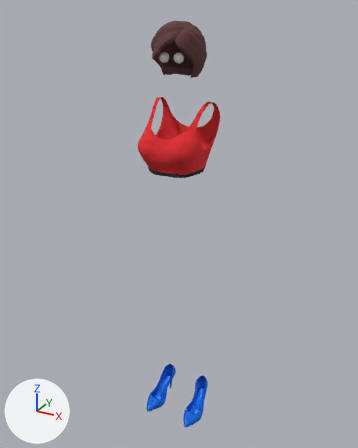
Renders of the glTF model public/models/mannequin/mannequin-female-parts.glb from each side of a commit.
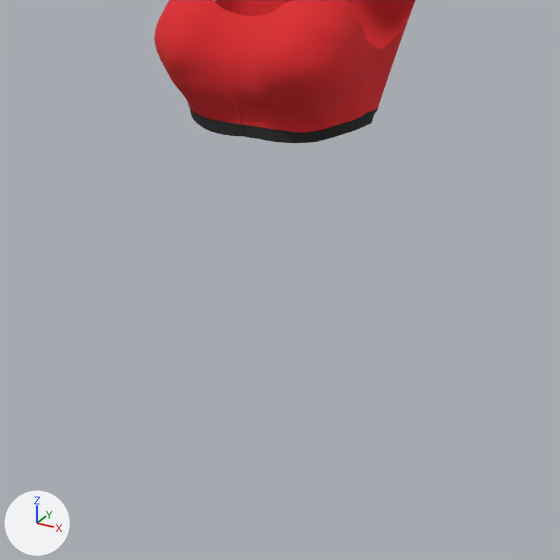
Each version appears first whole from a camera (50 mm lens) standing at (1.58, -2.27, 3.09) and looking at (-0.01, 0.62, 1.64), and next in a close-up on the part from 25% to 73% of the width and 30% to 68% of the height. The lights are fixed; the arrows at lower left show +X, +Y and +Z. The older version's two pictures come first. Where no turn or scale is listed for an object, it has been applied to the vertices.

In view in the first close-up: 'Body_Back.001', 'Body_Back_2', 'Body_Front.001', 'Body_Front_1', 'Body_Front_2' and 2 more.
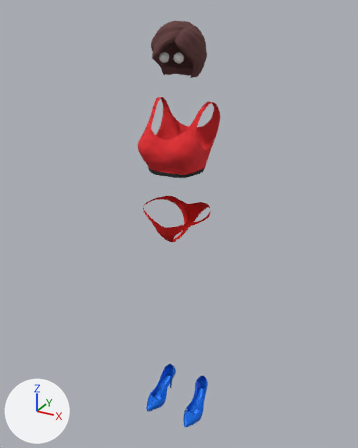
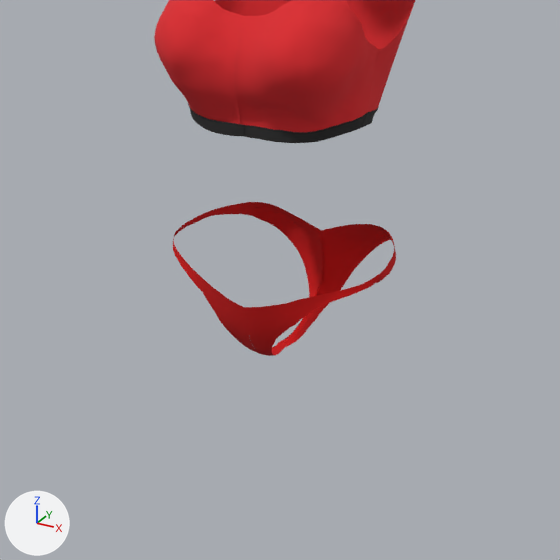
Diff of the bpy script that builds the scene:
```diff
--- a/public/models/mannequin/mannequin-female-parts.glb.py
+++ b/public/models/mannequin/mannequin-female-parts.glb.py
@@ mat_fabric_2_front_4185_1 @@
+mat_fabric_2_front_4185_1 = bpy.data.materials.new('FABRIC_2_FRONT_4185_1')
+# nodes: BsdfPrincipled, Mix, OutputMaterial, VertexColor
+# colours: red #cb0000, mixed with the vertex colours
@@ ob_pattern2d_151006_fabric_2_front_4185_0 @@
+ob_pattern2d_151006_fabric_2_front_4185_0 = bpy.data.objects.new('Pattern2D_151006_FABRIC 2_FRONT_4185_0', me_pattern2d_151006_fabric_2_front_4185_0)  # 287 vertices, 481 faces; spans x -0.159..0.093, y -0.186..0.063, z -0.168..0.091; in mat_fabric_2_front_4185_2 (red #cb0000)
+ob_pattern2d_151006_fabric_2_front_4185_0.location = (-0.086, 0.709, 1.718)
@@ ob_pattern2d_150498_fabric_2_front_4185_0 @@
+ob_pattern2d_150498_fabric_2_front_4185_0 = bpy.data.objects.new('Pattern2D_150498_FABRIC 2_FRONT_4185_0', me_pattern2d_150498_fabric_2_front_4185_0)  # 286 vertices, 479 faces; spans x -0.089..0.164, y -0.198..0.064, z -0.168..0.086
+ob_pattern2d_150498_fabric_2_front_4185_0.location = (0.084, 0.707, 1.72)
@@ ob_pattern2d_149184_fabric_2_front_4185_0 @@
+ob_pattern2d_149184_fabric_2_front_4185_0 = bpy.data.objects.new('Pattern2D_149184_FABRIC 2_FRONT_4185_0', me_pattern2d_149184_fabric_2_front_4185_0)  # 162 vertices, 254 faces; spans x -0.164..0.077, y -0.041..0.116, z -0.129..0.113; in mat_fabric_2_front_4185_0 (red #cb0000)
+ob_pattern2d_149184_fabric_2_front_4185_0.location = (-0.081, 0.443, 1.68)
@@ ob_pattern2d_148597_fabric_2_front_4185_0 @@
+ob_pattern2d_148597_fabric_2_front_4185_0 = bpy.data.objects.new('Pattern2D_148597_FABRIC 2_FRONT_4185_0', me_pattern2d_148597_fabric_2_front_4185_0)  # 169 vertices, 268 faces; spans x -0.077..0.174, y -0.039..0.119, z -0.125..0.108; in mat_fabric_2_front_4185 (red #cb0000)
+ob_pattern2d_148597_fabric_2_front_4185_0.location = (0.069, 0.441, 1.676)
```

Changed parts and their boxes [x1, y1, x2, y2] in the close-ups (560 x 560 px):
'Pattern2D_150498_FABRIC 2_FRONT_4185_0', added (red)
    after: [282, 224, 396, 347]
'Pattern2D_151006_FABRIC 2_FRONT_4185_0', added
    after: [176, 202, 323, 346]
'Pattern2D_148597_FABRIC 2_FRONT_4185_0', added (red)
    after: [243, 277, 375, 356]
'Pattern2D_149184_FABRIC 2_FRONT_4185_0', added
    after: [173, 230, 280, 354]
